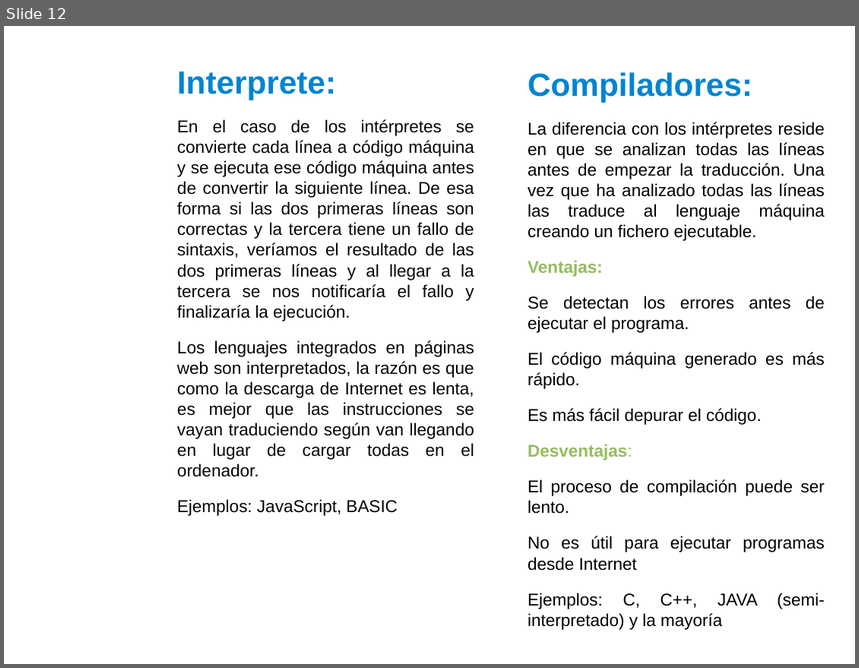
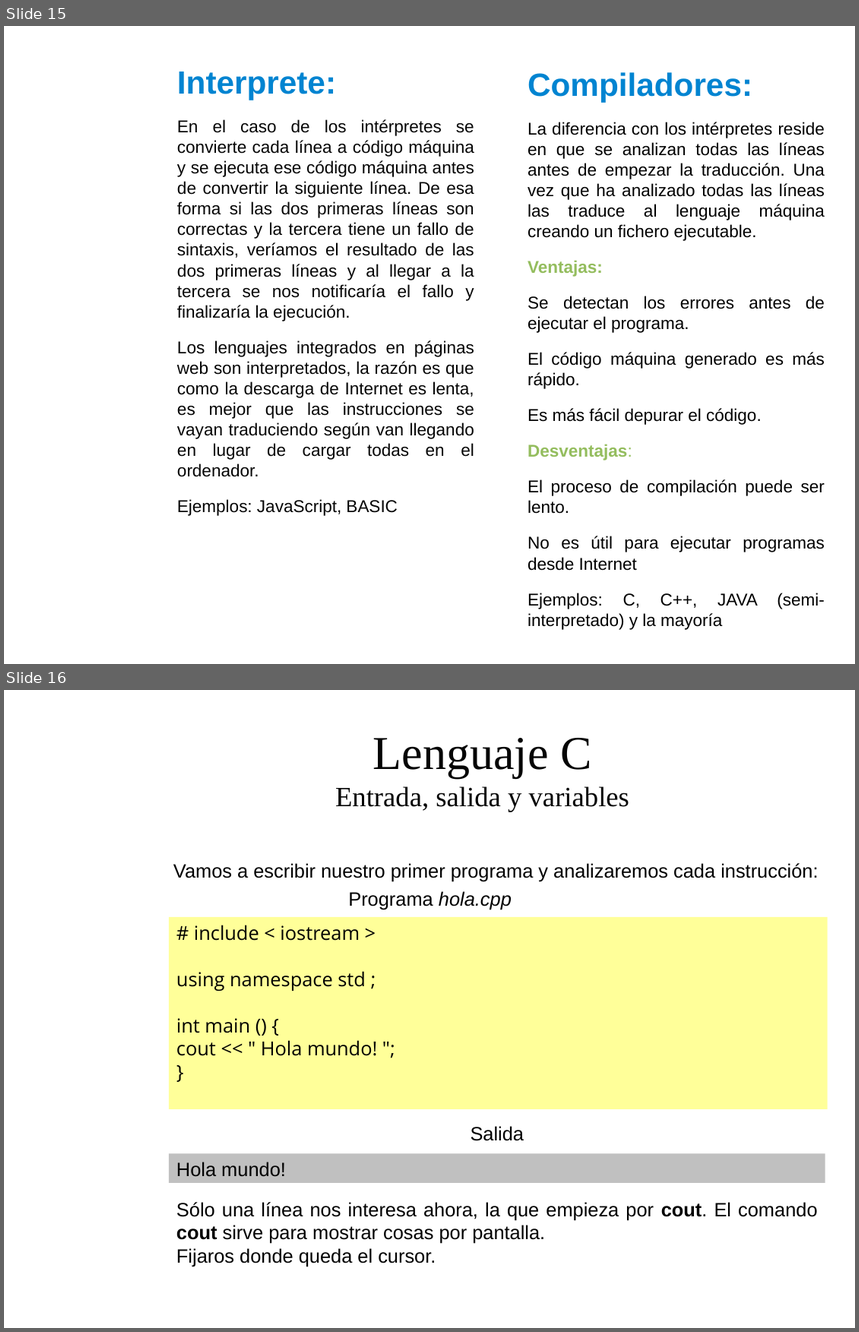
Before and after one commit to dolpo04/2bach, a slide deck: unidades/01_introduccion_a_la_programacion/presentacion/Tema1: Introduccion a la programacion.odp. Shown one above the other, each under a label of ours: slide 12 before the commit, slides 15 and 16 after it. The pictures are 859x668 and 859x1332 pixels, drawn with LibreOffice and Linux fonts; fonts in the diff are those of the drawing; background and template pictures are left out. Boxes give left, top, right and bottom in pixels: in the first picture for what was removed or moved away, otherwise in the second. Text is boxed around its words. In the diff, an @@ line names an element or a change of style, - is before the commit and + after.

```diff
--- a/unidades/01_introduccion_a_la_programacion/presentacion/Tema1: Introduccion a la programacion.odp
+++ b/unidades/01_introduccion_a_la_programacion/presentacion/Tema1: Introduccion a la programacion.odp
@@ slide 16 added at [4, 690, 855, 1328], background picture (left out) @@
@@ title added at [335, 738, 629, 812], 26 pt, text #050505 @@
+Lenguaje C
+Entrada, salida y variables
@@ text added at [173, 863, 818, 882], 18 pt, text #000000 @@
+Vamos a escribir nuestro primer programa y analizaremos cada instrucción:
@@ text added at [348, 891, 512, 910], 18 pt, text #000000 @@
+Programa hola.cpp
@@ rectangle added at [169, 917, 828, 1110], fill #FFFF99, 18 pt, text #000000 @@
+# include < iostream >
+using namespace std ;
+int main () {
+cout << " Hola mundo! ";
+}
@@ text added at [471, 1126, 525, 1141], 18 pt, text #000000 @@
+Salida
@@ rectangle added at [169, 1154, 826, 1183], fill #C0C0C0, 18 pt, text #000000 @@
+Hola mundo!
@@ text added at [177, 1202, 817, 1267], 18 pt, text #000000 @@
+Sólo una línea nos interesa ahora, la que empieza por cout. El comando cout sirve para mostrar cosas por pantalla.
+Fijaros donde queda el cursor.
@@ what was slide 12 is now slide 15 @@
```
Also in this commit, not shown: 14 other slides added.
